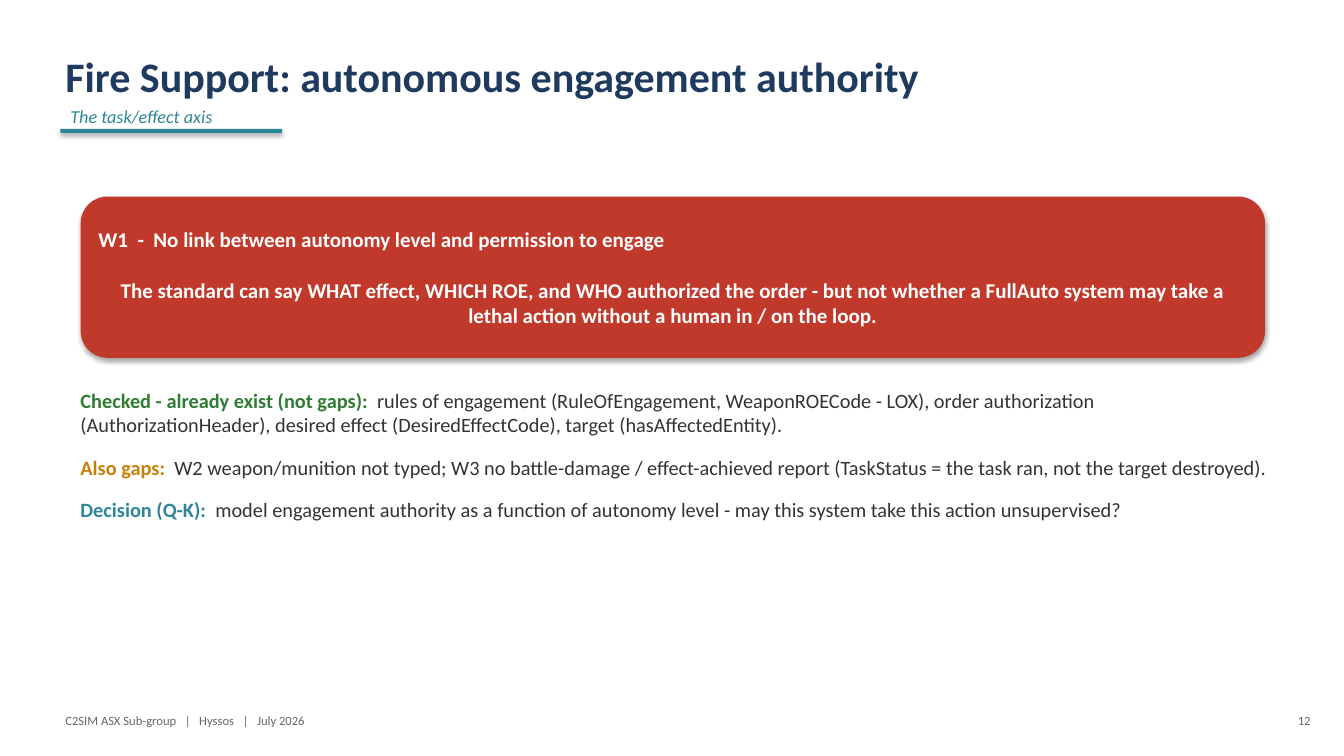
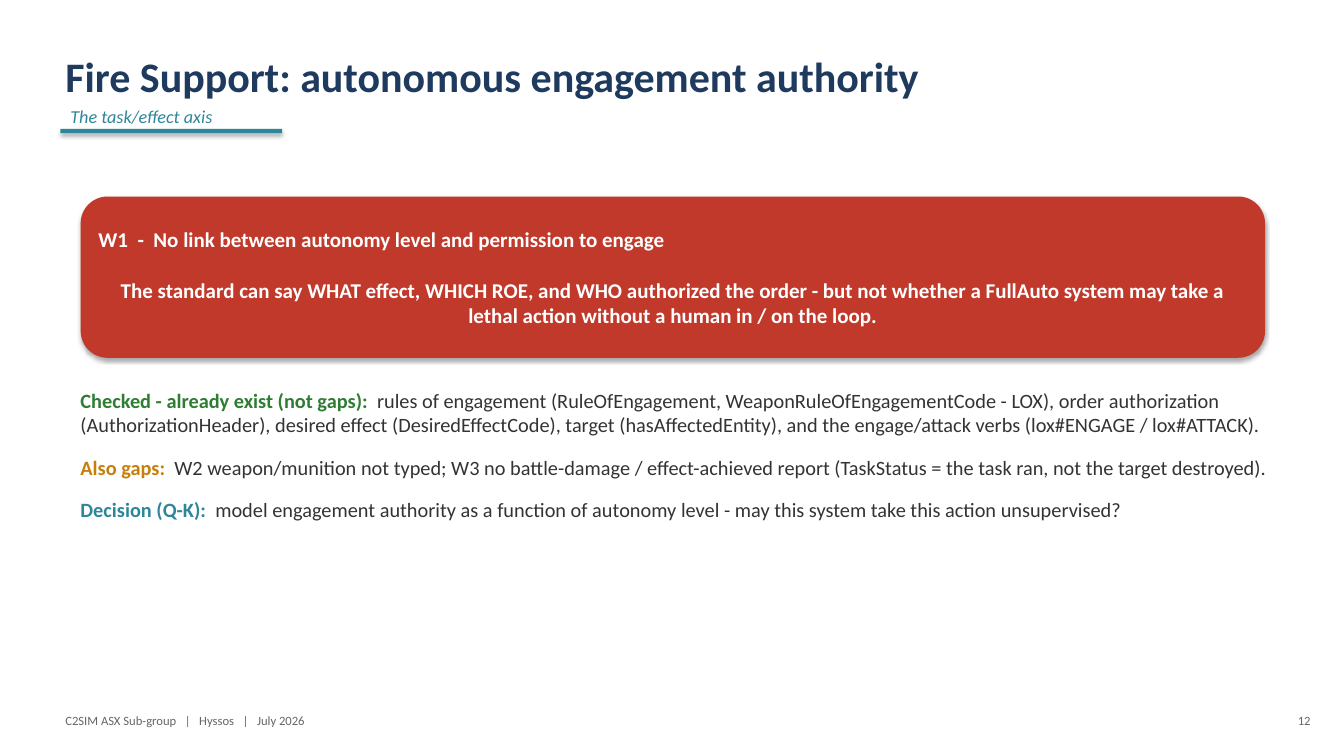
Before and after one commit to hyssostech/C2SIMArtifacts, a slide deck: slide 12 of Subgroups/ASX/InstantiationReview/ASX-Instantiation-Findings.pptx. Drawn at 1344x756 pixels with LibreOffice and Linux fonts; fonts in the diff are those of the drawing. Boxes give left, top, right and bottom in pixels: in the first picture for what was removed or moved away, otherwise in the second. Text is boxed around its words. In the diff, an @@ line names an element or a change of style, - is before the commit and + after.

```diff
--- a/Subgroups/ASX/InstantiationReview/ASX-Instantiation-Findings.pptx
+++ b/Subgroups/ASX/InstantiationReview/ASX-Instantiation-Findings.pptx
@@ text at box(80, 393, 1259, 436): text changed @@
-Checked - already exist (not gaps): rules of engagement (RuleOfEngagement, WeaponROECode - LOX), order authorization (AuthorizationHeader), desired effect (DesiredEffectCode), target (hasAffectedEntity).
+Checked - already exist (not gaps): rules of engagement (RuleOfEngagement, WeaponRuleOfEngagementCode - LOX), order authorization (AuthorizationHeader), desired effect (DesiredEffectCode), target (hasAffectedEntity), and the engage/attack verbs (lox#ENGAGE / lox#ATTACK).
```
Also in this commit, not shown: 7 other slides changed, 14 other files.
